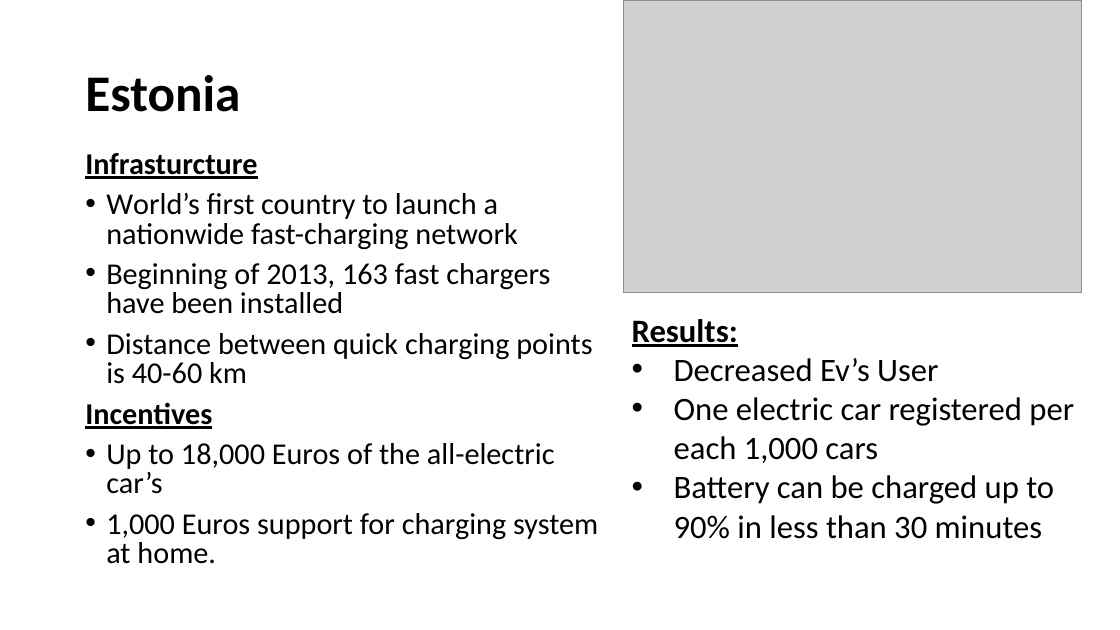
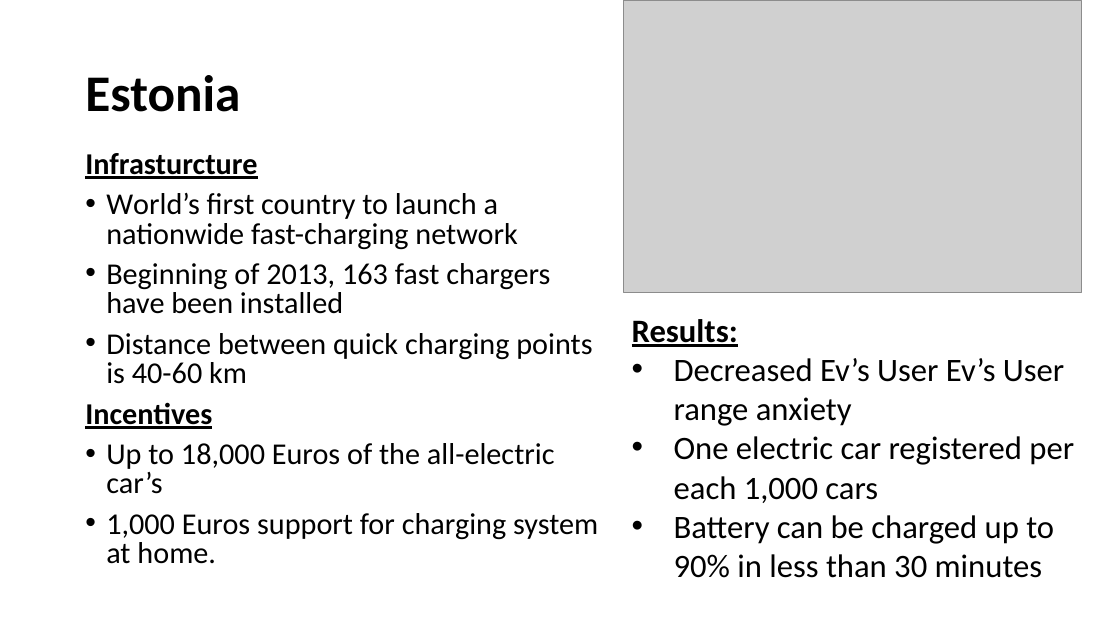
Before and after one commit to VincentHenric/GMS_group5, a slide deck: slide 7 of Class Presentations/3rd-presentation/PPT 13 05.pptx. Drawn at 1120x630 pixels with LibreOffice and Linux fonts; fonts in the diff are those of the drawing; grey boxes stand for pictures. Boxes give left, top, right and bottom in pixels: in the first picture for what was removed or moved away, otherwise in the second. Text is boxed around its words. In the diff, an @@ line names an element or a change of style, - is before the commit and + after.

Commit message:
3th presentation

```diff
--- a/Class Presentations/3rd-presentation/PPT 13 05.pptx
+++ b/Class Presentations/3rd-presentation/PPT 13 05.pptx
@@ text at bbox=[674, 358, 1064, 426]: text changed @@
-• Decreased Ev’s User
+• Decreased Ev’s User Ev’s User range anxiety
```
